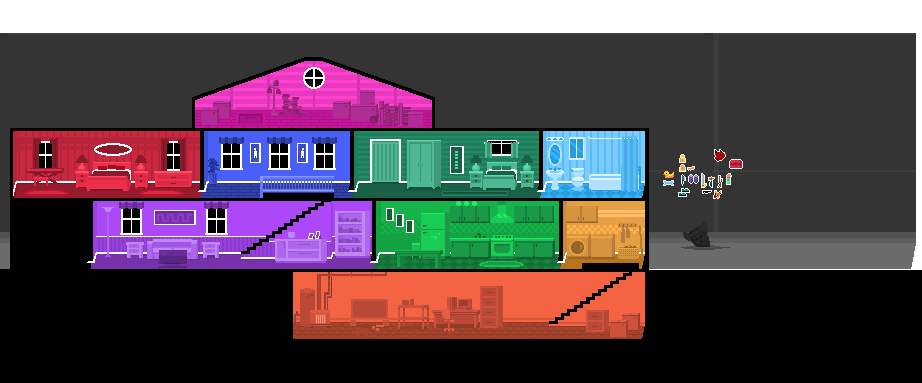
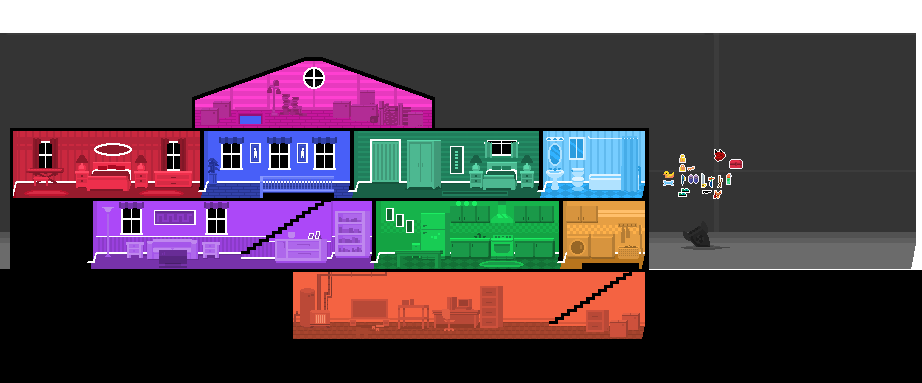
The second 922x383 image is a revision of the first. Changes to its layers:
painted on "obj" over (x1=240, y1=116, x2=261, y2=124)
